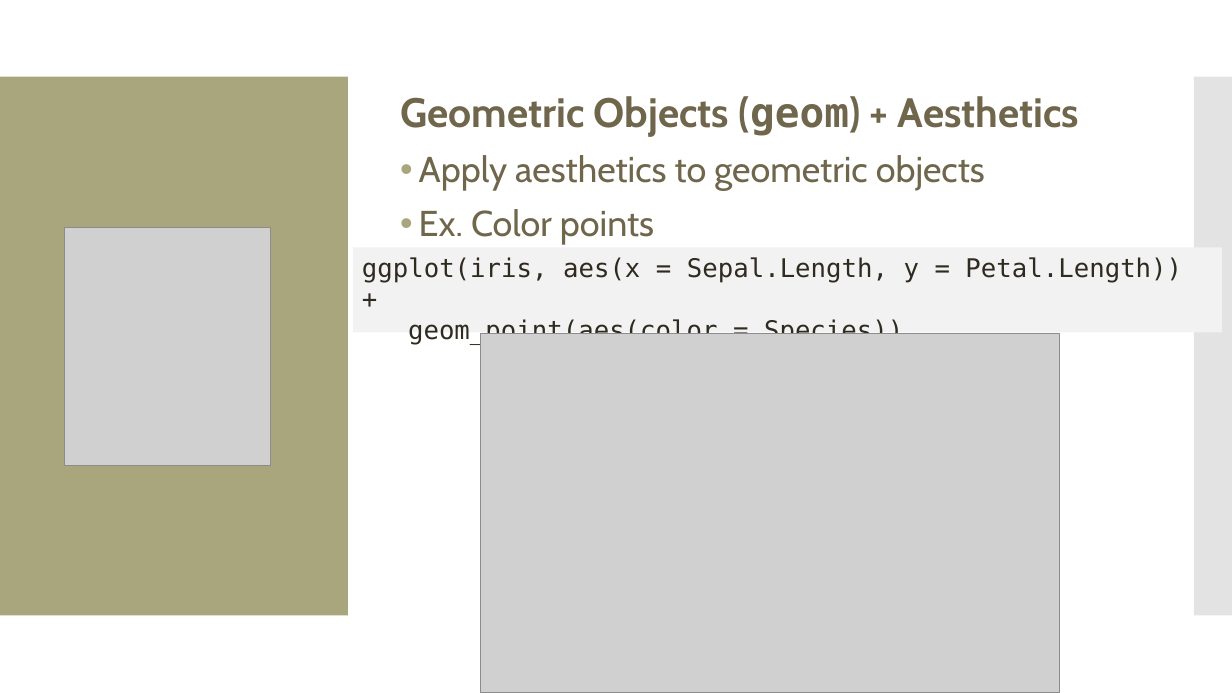
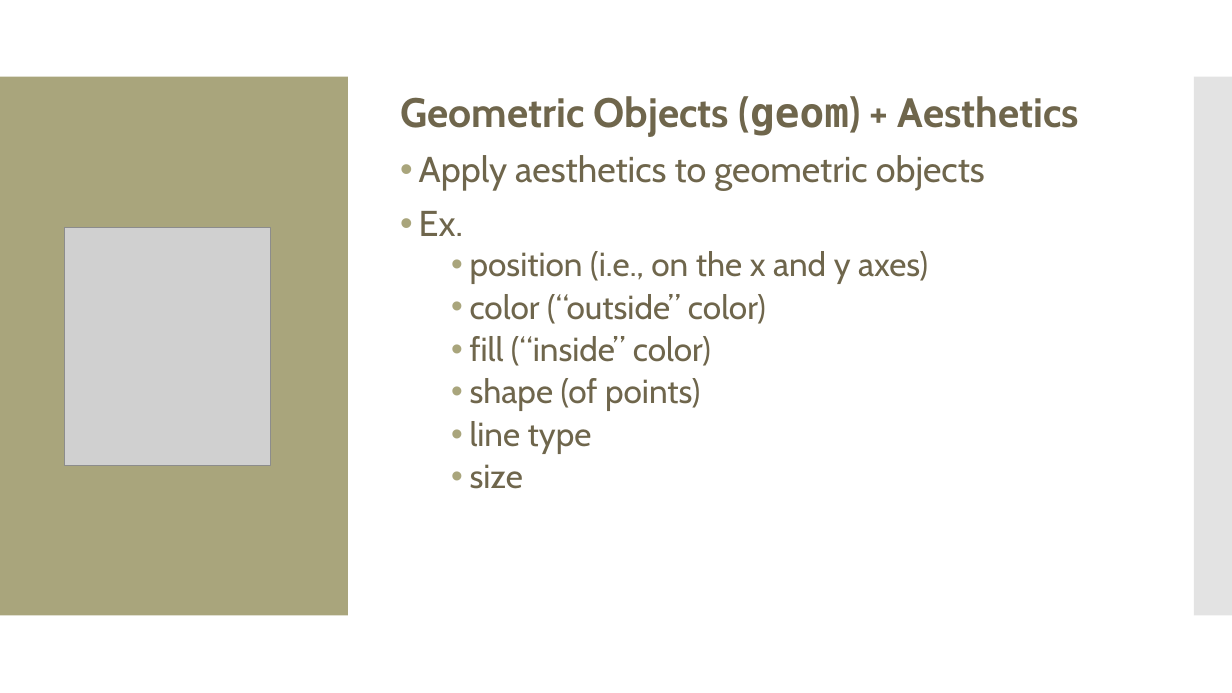
Before and after one commit to amosca01/Intro-DS-F23, a slide deck: slide 7 of slides/07-grammar-of-graphics-color.pptx (slide 10 before the commit). Drawn at 1232x693 pixels with LibreOffice and Linux fonts; fonts in the diff are those of the drawing; grey boxes stand for pictures. Boxes give left, top, right and bottom in pixels: in the first picture for what was removed or moved away, otherwise in the second. Text is boxed around its words. In the diff, an @@ line names an element or a change of style, - is before the commit and + after.

```diff
--- a/slides/07-grammar-of-graphics-color.pptx
+++ b/slides/07-grammar-of-graphics-color.pptx
@@ text at <box>419,211,928,489</box>: text changed; size 28 to 26 pt @@
-• Ex. Color points
+• Ex.
+  • position (i.e., on the x and y axes)
+  • color (“outside” color)
+  • fill (“inside” color)
+  • shape (of points)
+  • line type
+  • size
@@ rectangle removed at <box>353,248,1223,333</box> @@
-ggplot(iris, aes(x = Sepal.Length, y = Petal.Length)) +
-geom_point(aes(color = Species))
@@ picture removed at <box>481,334,1060,693</box> @@
```
Also in this commit, not shown: 2 other slides changed, 20 slides added, 5 slides removed, 4 other files.
